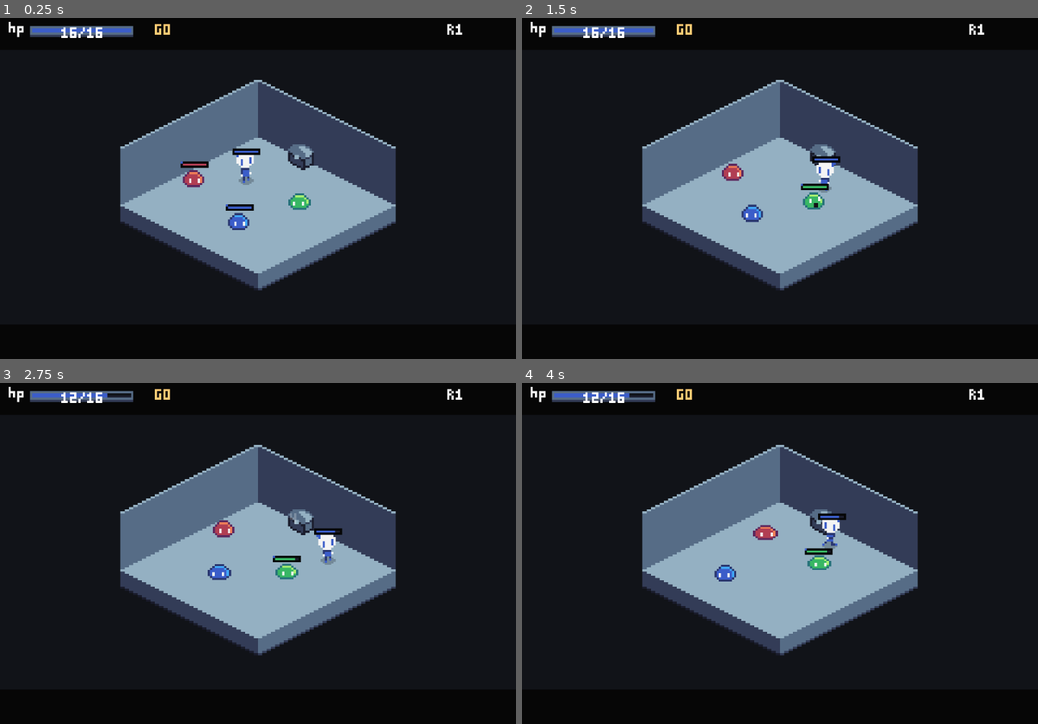
Above: before the commit, frames 1-4 (two rows, left to right).
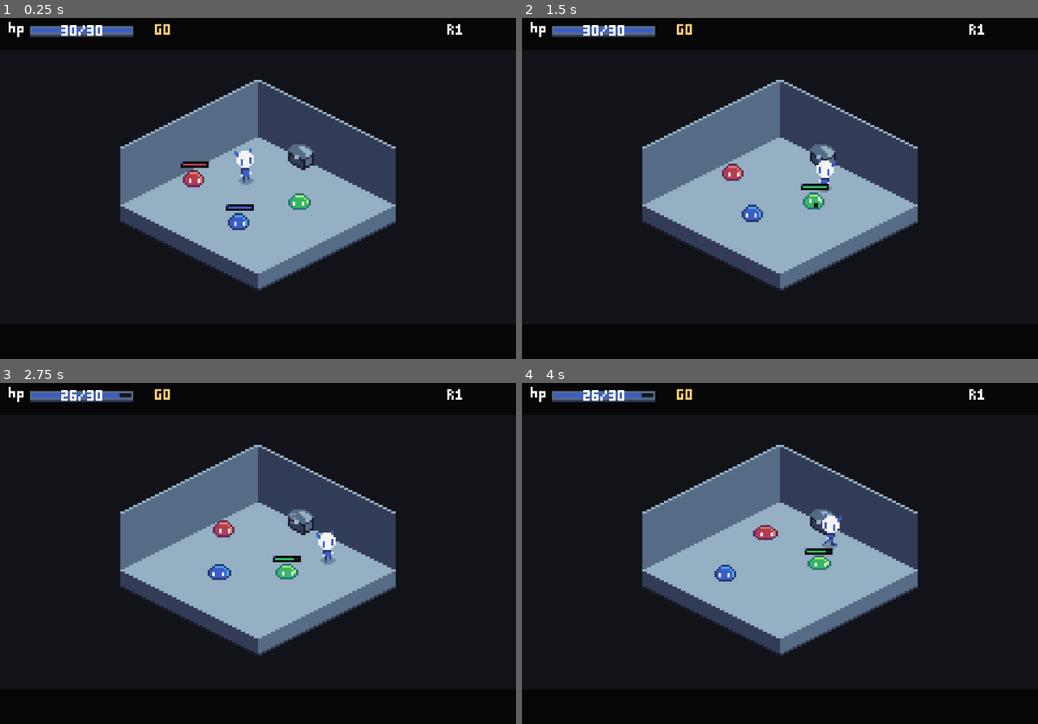
Above: after the commit, the same moments.

Repository: Whynchu/TinyDemons
Game: Godot game, scene res://scenes/main.tscn
The game is run twice, just before and just after one commit, with the same random seed, the same clock (stepped at 60 frames per second) and the same inputs.
Inputs (mouse positions are in pixels of both pictures, inside the frame that each line leads up to):
- Up to frame 1 (0.25 s): no input
- Up to frame 2 (1.5 s): tap Enter (ui_accept) at 0.5, 0.77 s; move the mouse to (893, 171) at 0.52 s; hold Right 0.53-1.28 s; hold Q 0.53-1.28 s; click (893, 171) at 0.67 s; move the mouse to (676, 205) at 1.27 s; hold Down from 1.28 s (still down); tap Tab at 1.35 s
- Up to frame 3 (2.75 s): tap Enter (ui_accept) at 1.52 s; move the mouse to (309, 475) at 2.02 s; release Down at 2.03 s; hold Right from 2.03 s (still down); hold J from 2.03 s (still down)
- Up to frame 4 (4 s): move the mouse to (754, 621) at 2.77 s; release Right at 2.78 s; release J at 2.78 s; hold Up 2.78-3.53 s; tap Space at 2.85 s; click (754, 621) at 2.92 s; tap Enter (ui_accept) at 3.02, 3.77 s; move the mouse to (934, 604) at 3.52 s; hold Left from 3.53 s (still down); hold E from 3.53 s (still down)

The runs differ from the first frame. In frame 1, 0.3% of the frame differs, in the area x 11-51%, y 2-41%; in frame 2, 0.3%; in frame 3, 0.3%, in the area x 11-67%, y 2-52%; in frame 4, 0.3%.

Commit message:
Add visible player equipment component

Diff:
--- a/tiny-demons/scenes/main.tscn
+++ b/tiny-demons/scenes/main.tscn
@@ -23,6 +23,7 @@
 [ext_resource type="Texture2D" uid="uid://e2bcakb34ad0" path="res://assets/artwork/HpBarBlueBar.png" id="21_hp_bar_blue"]
 [ext_resource type="Texture2D" uid="uid://p0m8jsy5sls1" path="res://assets/artwork/EnemyHpGreenBar.png" id="22_enemy_hp_green"]
 [ext_resource type="Texture2D" uid="uid://dno3saxcguqrt" path="res://assets/artwork/HpOverheadGreenBar.png" id="25_hp_overhead_green"]
+[ext_resource type="Script" uid="uid://b345hoefgd54p" path="res://scripts/equipment_component.gd" id="26_equipment_component"]
 
 [node name="Main" type="Node2D" unique_id=422795878]
 texture_filter = 1
@@ -499,6 +500,13 @@
 [node name="Stats" type="Node" parent="Actors/TinyDemon" unique_id=402301846]
 script = ExtResource("20_stats_component")
 
+[node name="Equipment" type="Node" parent="Actors/TinyDemon" unique_id=1798955296]
+script = ExtResource("26_equipment_component")
+health_bonus = 14.0
+damage_bonus = 1.0
+weapon_name = "Basic Sword"
+armor_name = "Basic Tunic"
+
 [node name="CollisionGuide" type="Node2D" parent="Actors/TinyDemon" unique_id=1478677281]
 script = ExtResource("19_collision_guide")
 rect_position = Vector2(6.5, 10.5)
--- /dev/null
+++ b/tiny-demons/scripts/equipment_component.gd
@@ -0,0 +1,18 @@
+extends Node
+class_name EquipmentComponent
+
+## Flat bonuses supplied by the currently equipped items.
+@export var health_bonus := 0.0
+@export var damage_bonus := 0.0
+@export var defense_bonus := 0.0
+
+@export var weapon_name := ""
+@export var armor_name := ""
+
+
+func equip_default_loadout() -> void:
+	weapon_name = "Basic Sword"
+	armor_name = "Basic Tunic"
+	damage_bonus = 1.0
+	health_bonus = 15.0
+	defense_bonus = 0.0
--- a/tiny-demons/scripts/gameplay.gd
+++ b/tiny-demons/scripts/gameplay.gd
@@ -119,6 +119,7 @@
 @onready var target_health_fill: Sprite2D = $UI/EnemyHpFill
 @onready var player_health_fill: Sprite2D = $UI/HpBarFill
 @onready var player_stats: StatsComponent = $Actors/TinyDemon/Stats
+var player_equipment: EquipmentComponent = null
 
 var player_idle_frames: Array[Texture2D] = []
 var player_walk_frames: Array[Texture2D] = []
@@ -236,9 +237,6 @@
 var gold_indicator: Sprite2D = null
 var target_health_text: Sprite2D = null
 var player_health_text: Sprite2D = null
-var player_overhead_frame: Sprite2D = null
-var player_overhead_fill: Sprite2D = null
-var player_overhead_damage_fill: Sprite2D = null
 var player_start_position := Vector2.ZERO
 var chest_start_position := Vector2.ZERO
 var target_health: Dictionary = {}
@@ -305,12 +303,17 @@
 	_build_slime_direction_textures()
 	_build_slime_attack_frames()
 	_build_enemy_health_ui()
-	_build_player_overhead_health_ui()
 	_build_target_health_text()
 	_build_interact_prompt()
 	_build_room_number_indicator()
 	_build_gold_indicator()
 	_build_game_over_ui()
+	player_equipment = player.get_node_or_null("Equipment") as EquipmentComponent
+	if player_equipment == null:
+		player_equipment = EquipmentComponent.new()
+		player_equipment.name = "Equipment"
+		player_equipment.equip_default_loadout()
+		player.add_child(player_equipment)
 	_set_target_ui_visible(false)
 	player_health = _player_max_health()
 	player_regen_delay_timer = 0.0
@@ -845,7 +848,10 @@
 		return 1.0
 	var attacker_str := float(attacker_stats.strength)
 	var defender_def := float(defender_stats.def) if defender_stats != null else 0.0
-	var raw_damage := DAMAGE_BASE + attacker_str
+	var attacker_equipment_damage := player_equipment.damage_bonus if attacker_stats == player_stats and player_equipment != null else 0.0
+	var defender_equipment_defense := player_equipment.defense_bonus if defender_stats == player_stats and player_equipment != null else 0.0
+	var raw_damage := DAMAGE_BASE + attacker_str + attacker_equipment_damage
+	defender_def += defender_equipment_defense
 	# Diminishing returns keep DEF useful without letting it erase damage.
 	# At DEF equal to DAMAGE_DEFENSE_SCALE, the defender takes half damage;
 	# every point beyond that has progressively less impact.
@@ -856,7 +862,8 @@
 func _max_health_for_stats(stats: StatsComponent) -> float:
 	if stats == null:
 		return TARGET_HEALTH_MAX
-	return HEALTH_BASE + float(stats.vit) * HEALTH_PER_VIT
+	var equipment_health := player_equipment.health_bonus if stats == player_stats and player_equipment != null else 0.0
+	return HEALTH_BASE + float(stats.vit) * HEALTH_PER_VIT + equipment_health
 
 
 func _player_max_health() -> float:
@@ -983,37 +990,12 @@
 	ui.add_child(target_health_text)
 
 
-func _build_player_overhead_health_ui() -> void:
-	var blue_fill := target_overhead_fill_textures.get(slime_blue, hp_overhead_fill.texture) as Texture2D
-	var blue_damage := _brighter_bar_texture(blue_fill)
-	player_overhead_frame = Sprite2D.new()
-	player_overhead_frame.texture = hp_overhead.texture
-	player_overhead_frame.centered = hp_overhead.centered
-	player_overhead_frame.position = hp_overhead.position
-	player_overhead_frame.z_as_relative = false
-	player_overhead_frame.z_index = OVERWORLD_UI_Z
-	player.add_child(player_overhead_frame)
-	player_overhead_damage_fill = Sprite2D.new()
-	player_overhead_damage_fill.texture = blue_damage
-	player_overhead_damage_fill.centered = hp_overhead_fill.centered
-	player_overhead_damage_fill.position = hp_overhead_fill.position
-	player_overhead_damage_fill.z_as_relative = false
-	player_overhead_damage_fill.z_index = OVERWORLD_UI_Z + 1
-	player.add_child(player_overhead_damage_fill)
-	player_overhead_fill = Sprite2D.new()
-	player_overhead_fill.texture = blue_fill
-	player_overhead_fill.centered = hp_overhead_fill.centered
-	player_overhead_fill.position = hp_overhead_fill.position
-	player_overhead_fill.z_as_relative = false
-	player_overhead_fill.z_index = OVERWORLD_UI_Z + 2
-	player.add_child(player_overhead_fill)
-
 	player_health_text = Sprite2D.new()
 	player_health_text.name = "PlayerHealthText"
 	player_health_text.centered = true
 	player_health_text.texture_filter = CanvasItem.TEXTURE_FILTER_NEAREST
 	player_health_text.z_index = 3
-	player_health_text.position = player_health_fill.position + player_health_fill.texture.get_size() * 0.5
+	player_health_text.position = player_health_fill.position + player_health_fill.texture.get_size() * 0.5 + Vector2(0, -1)
 	ui.add_child(player_health_text)
 
 
@@ -3049,17 +3031,6 @@
 
 
 func _update_overworld_ui() -> void:
-	if player_overhead_frame != null:
-		var player_max_health := _player_max_health()
-		var player_health_ratio := player_health / player_max_health
-		var player_overhead_size := player_overhead_fill.texture.get_size()
-		var player_overhead_position := player.global_position + (hp_overhead.global_position - slime_green.global_position)
-		player_overhead_frame.global_position = player_overhead_position
-		player_overhead_damage_fill.global_position = player_overhead_position
-		player_overhead_fill.global_position = player_overhead_position
-		_set_fill_ratio(player_overhead_damage_fill, player_overhead_size, player_health_ratio)
-		_set_fill_ratio(player_overhead_fill, player_overhead_size, player_health_ratio)
-
 	for slime in slimes:
 		var frame := target_overhead_frames.get(slime) as Sprite2D
 		var damage_fill := target_overhead_damage_fills.get(slime) as Sprite2D
Not shown, added: tiny-demons/scripts/equipment_component.gd.uid
